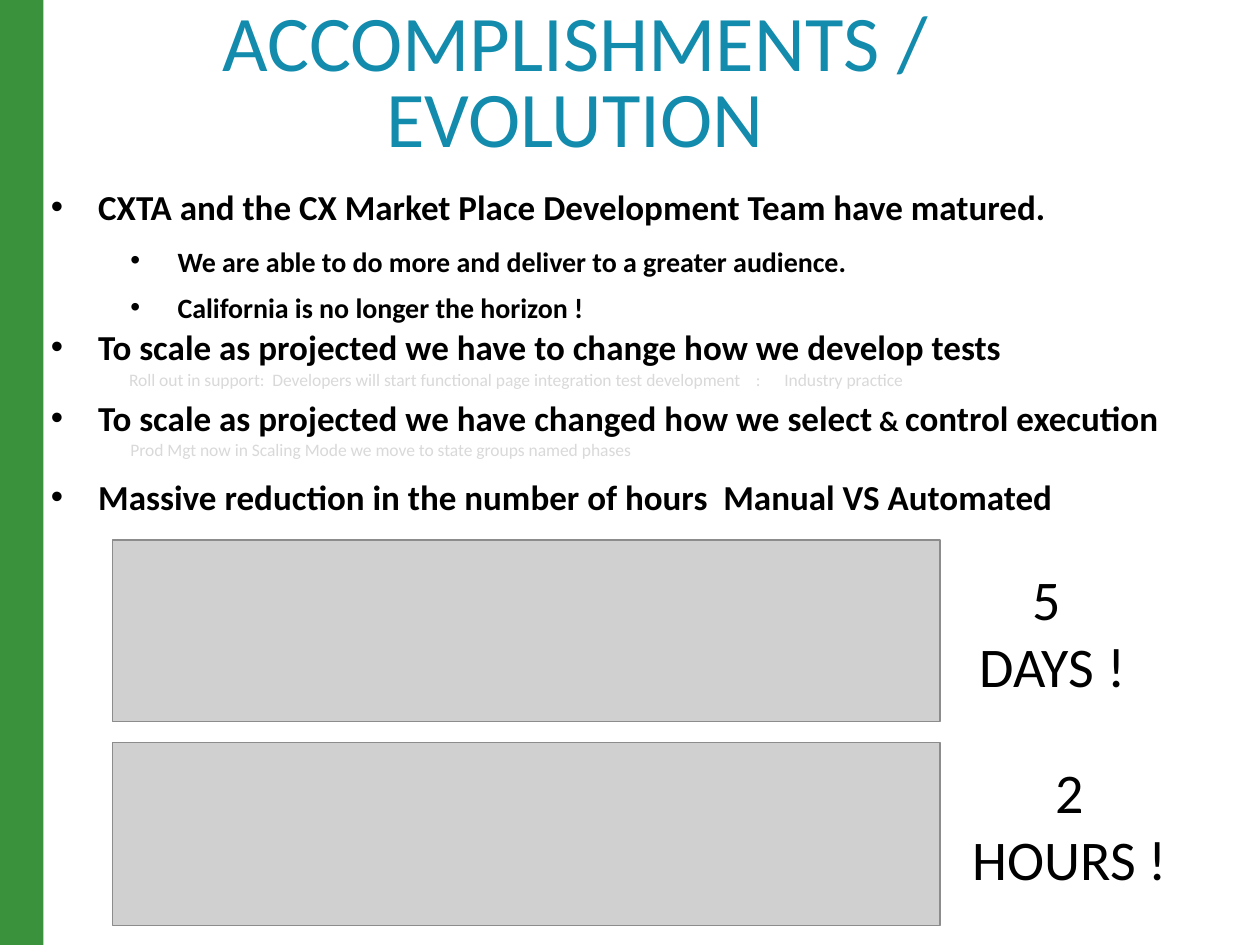
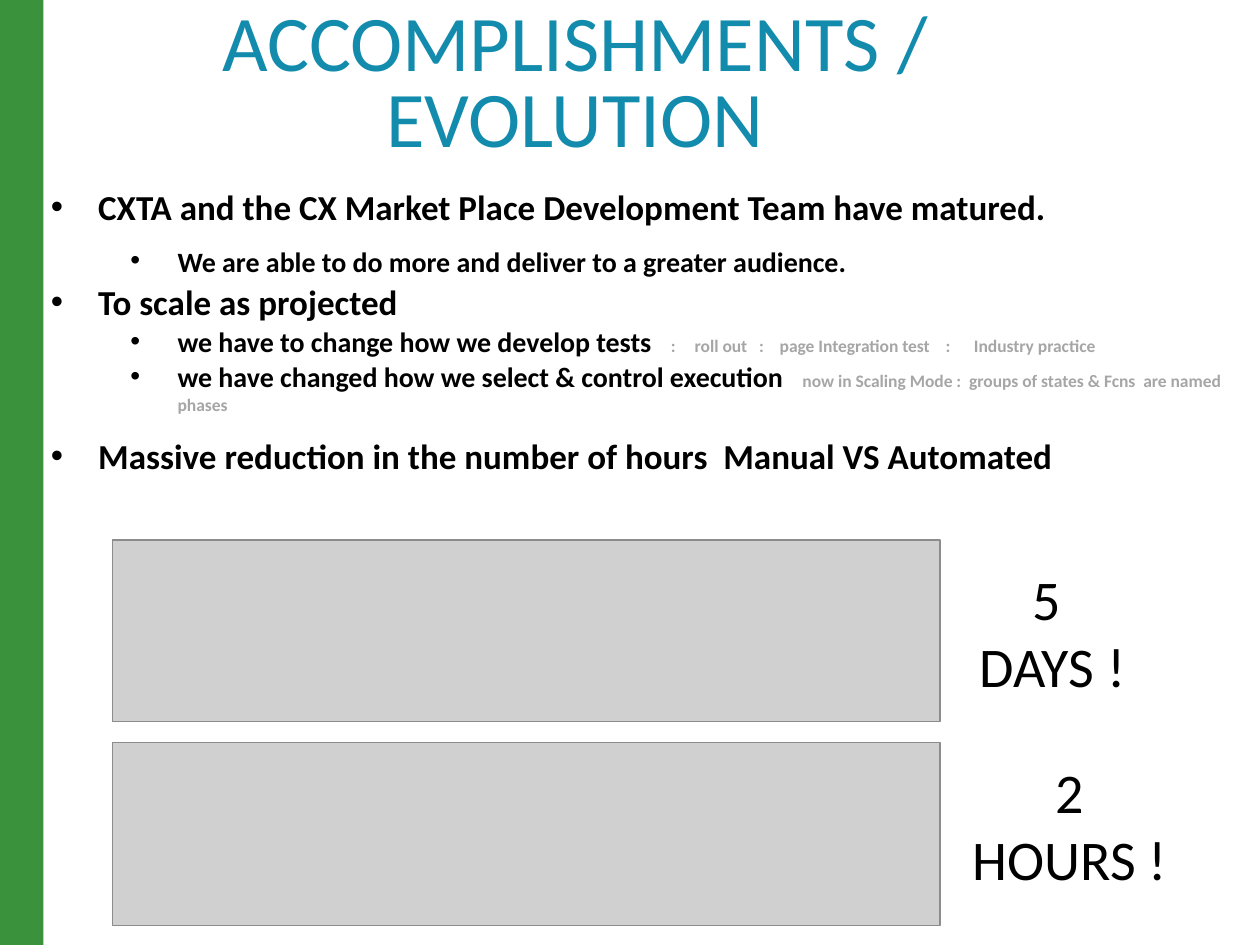
Before and after one commit to raghav9329/mainProf, a slide deck: slide 4 of CurrentWork_Delta/CX_StrategyPowerPoint.pptx. Drawn at 1260x945 pixels with LibreOffice and Linux fonts; fonts in the diff are those of the drawing; grey boxes stand for pictures. Boxes give left, top, right and bottom in pixels: in the first picture for what was removed or moved away, otherwise in the second. Text is boxed around its words. In the diff, an @@ line names an element or a change of style, - is before the commit and + after.

```diff
--- a/CurrentWork_Delta/CX_StrategyPowerPoint.pptx
+++ b/CurrentWork_Delta/CX_StrategyPowerPoint.pptx
@@ text at (98, 290, 1221, 414): text changed; text colour #D9D9D9 to #A6A6A6; bold on @@
-  • California is no longer the horizon !
-• To scale as projected we have to change how we develop tests
-    Roll out in support: Developers will start functional page integration test development : Industry practice
-• To scale as projected we have changed how we select & control execution
-  Prod Mgt now in Scaling Mode we move to state groups named phases
+• To scale as projected
+  • we have to change how we develop tests : roll out : page Integration test : Industry practice
+  • we have changed how we select & control execution now in Scaling Mode : groups of states & Fcns are named phases
```
Also in this commit, not shown: 12 other slides changed, 1 slide removed, 9 other files.
